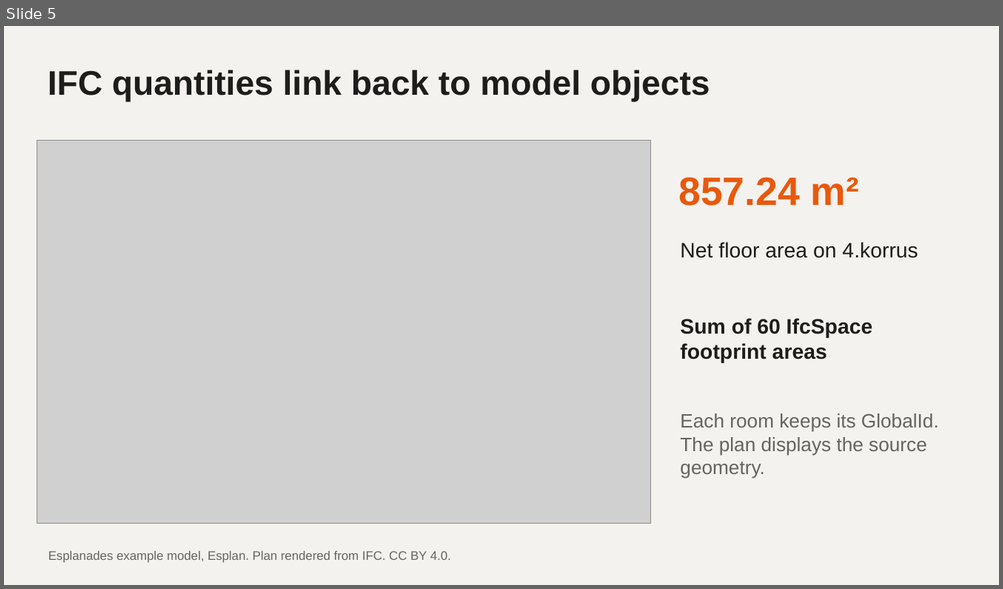
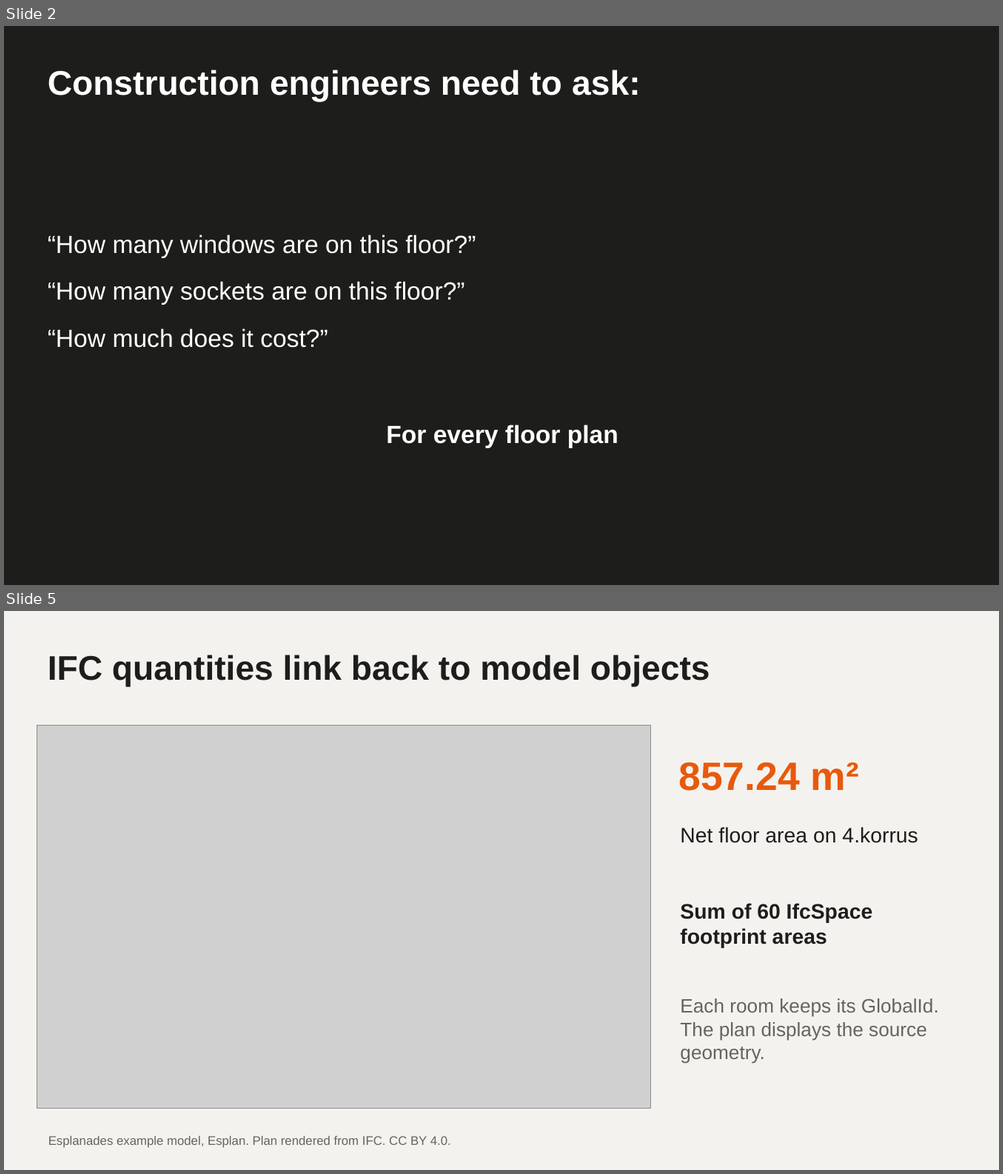
Before and after one commit to chaowang0524/metsatalo-stoa, a slide deck: Make_Blueprints_Talk_EN_Final.pptx. Shown one above the other, each under a label of ours: slide 5 before the commit, slides 2 and 5 after it; the slides between them are not shown. The pictures are 1003x589 and 1003x1174 pixels, drawn with LibreOffice and Linux fonts; fonts in the diff are those of the drawing; grey boxes stand for pictures. Boxes give left, top, right and bottom in pixels: in the first picture for what was removed or moved away, otherwise in the second. Text is boxed around its words. In the diff, an @@ line names an element or a change of style, - is before the commit and + after.

```diff
--- a/Make_Blueprints_Talk_EN_Final.pptx
+++ b/Make_Blueprints_Talk_EN_Final.pptx
@@ slide 2 added at (x1=4, y1=26, x2=999, y2=585), background #1D1D1B @@
@@ text added at (x1=48, y1=70, x2=640, y2=102), 33 pt, text #FFFFFF, bold @@
+Construction engineers need to ask:
@@ text added at (x1=48, y1=235, x2=475, y2=258), 24 pt, text #FFFFFF @@
+“How many windows are on this floor?”
@@ text added at (x1=48, y1=281, x2=464, y2=305), 24 pt, text #FFFFFF @@
+“How many sockets are on this floor?”
@@ text added at (x1=48, y1=329, x2=327, y2=348), 24 pt, text #FFFFFF @@
+“How much does it cost?”
@@ text added at (x1=386, y1=425, x2=618, y2=449), 24 pt, text #FFFFFF, bold @@
+For every floor plan
```
Also in this commit, not shown: 4 slides changed, 2 other slides added, 3 slides removed, 1 other file.
